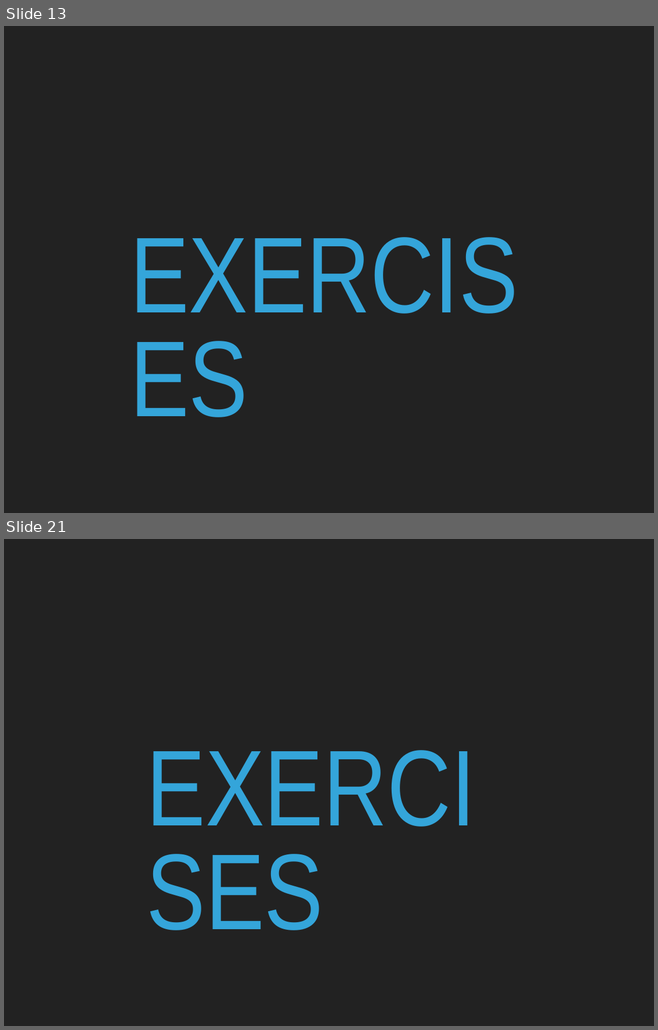
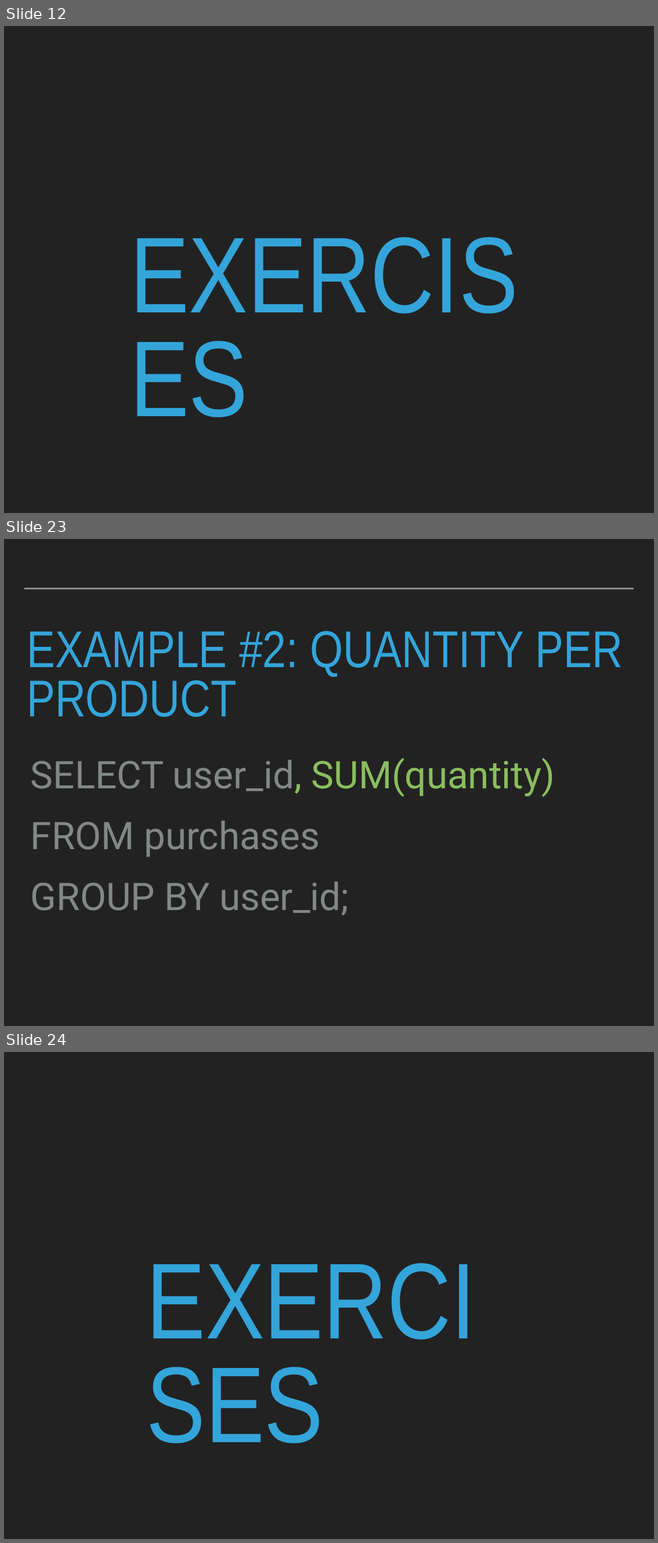
Before and after one commit to robcarrington/sqlbootcamp, a slide deck: Session 3/Session3.pptx. Shown one above the other, each under a label of ours: slides 13 and 21 before the commit, slides 12, 23 and 24 after it; the slides between them are not shown. The pictures are 658x1030 and 658x1543 pixels, drawn with LibreOffice and Linux fonts; fonts in the diff are those of the drawing. Boxes give left, top, right and bottom in pixels: in the first picture for what was removed or moved away, otherwise in the second. Text is boxed around its words. In the diff, an @@ line names an element or a change of style, - is before the commit and + after.

```diff
--- a/Session 3/Session3.pptx
+++ b/Session 3/Session3.pptx
@@ slide 23 added at (4, 539, 654, 1026), background #222222 @@
@@ line added from (24, 589) to (633, 589), #A6AAA9 2 pt @@
@@ text added at (27, 631, 622, 717), 81.6 pt, text #34A5DA @@
+EXAMPLE #2: QUANTITY PER PRODUCT
@@ text added at (31, 758, 554, 915), 60 pt, text #838787 @@
+SELECT user_id, SUM(quantity)
+FROM purchases
+GROUP BY user_id;
@@ what was slide 13 is now slide 12 @@
@@ what was slide 21 is now slide 24 @@
```
Also in this commit, not shown: 2 slides changed, 9 other slides added, 16 slides removed, 11 other files.
